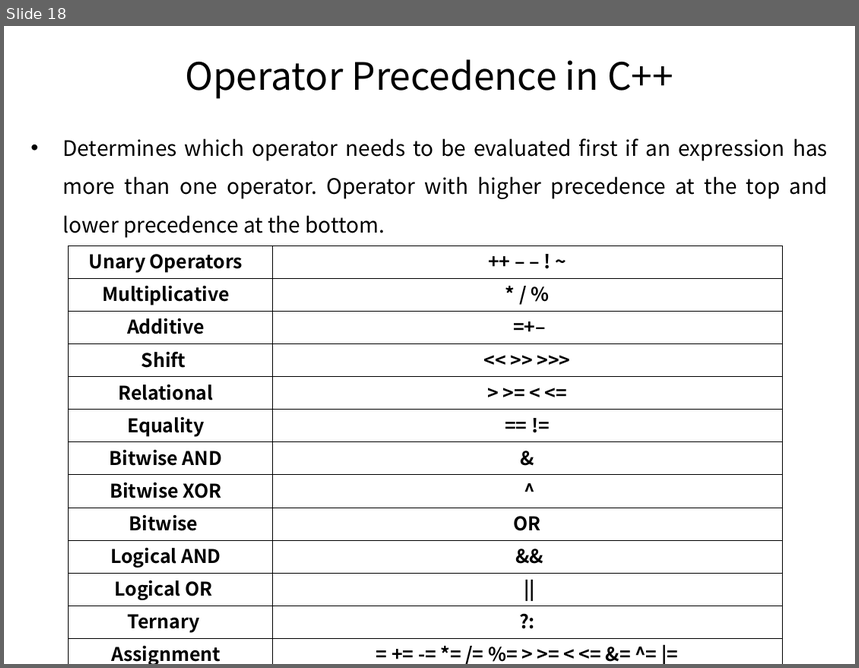
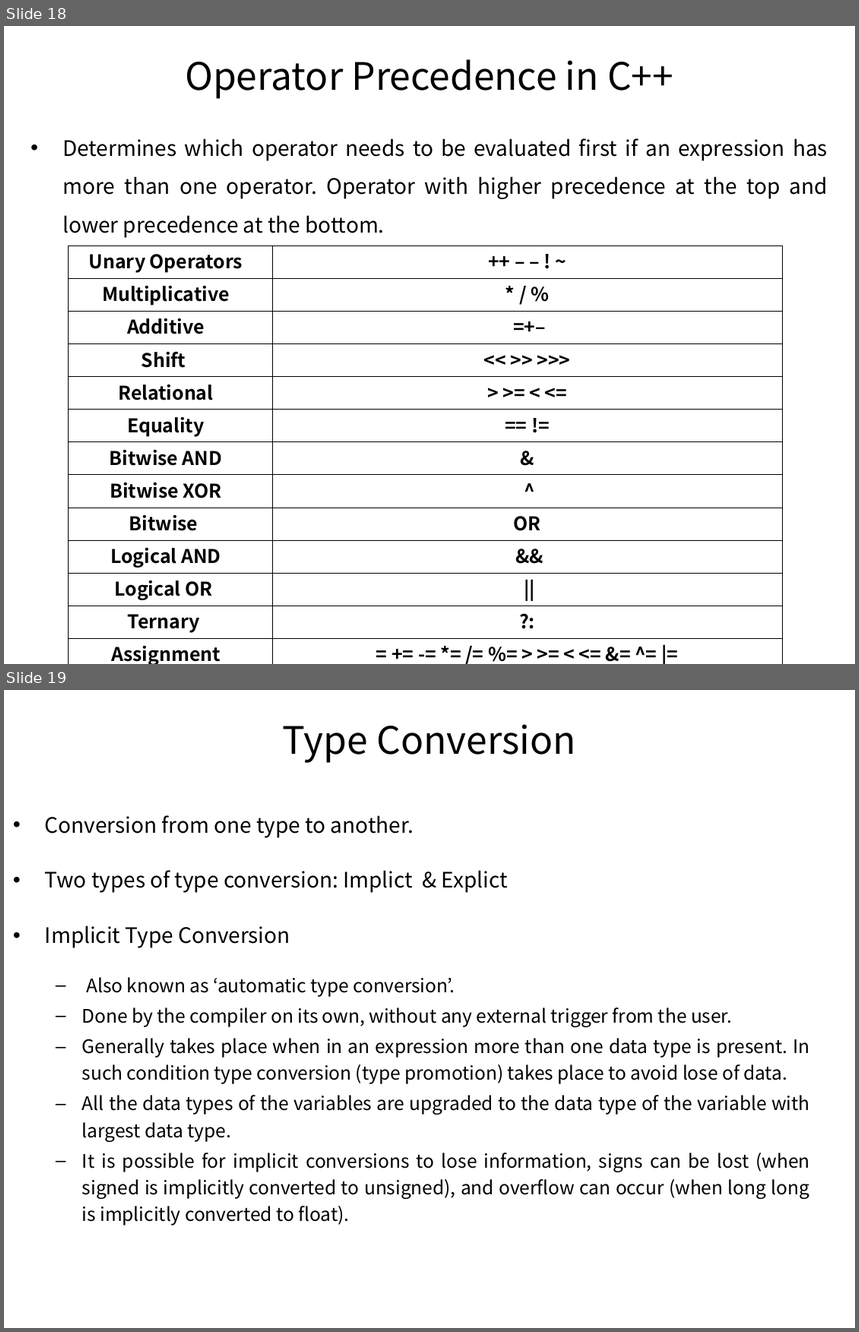
Before and after one commit to pankajfri/Training-Materials, a slide deck: Objected Oriented Programming Concepts Using C++ & Data Structures/Session-1.pptx. Shown one above the other, each under a label of ours: slide 18 before the commit, slides 18 and 19 after it. The pictures are 859x668 and 859x1332 pixels, drawn with LibreOffice and Linux fonts; fonts in the diff are those of the drawing; background and template pictures are left out. Boxes give left, top, right and bottom in pixels: in the first picture for what was removed or moved away, otherwise in the second. Text is boxed around its words. In the diff, an @@ line names an element or a change of style, - is before the commit and + after.

```diff
--- a/Objected Oriented Programming Concepts Using C++ & Data Structures/Session-1.pptx
+++ b/Objected Oriented Programming Concepts Using C++ & Data Structures/Session-1.pptx
@@ slide 19 added at bbox=[4, 690, 855, 1328], background #FFFFFF @@
@@ title added at bbox=[283, 724, 576, 763], 32 pt, text #000000 @@
+Type Conversion
@@ text added at bbox=[45, 815, 810, 1226], 15.8 pt, text #000000 @@
+• Conversion from one type to another.
+• Two types of type conversion: Implict & Explict
+• Implicit Type Conversion
+  – Also known as ‘automatic type conversion’.
+  – Done by the compiler on its own, without any external trigger from the user.
+  – Generally takes place when in an expression more than one data type is present. In such condition type conversion (type promotion) takes place to avoid lose of data.
+  – All the data types of the variables are upgraded to the data type of the variable with largest data type.
+  – It is possible for implicit conversions to lose information, signs can be lost (when signed is implicitly converted to unsigned), and overflow can occur (when long long is implicitly converted to float).
```
Also in this commit, not shown: 16 slides changed, 13 other slides added, 3 other files.
